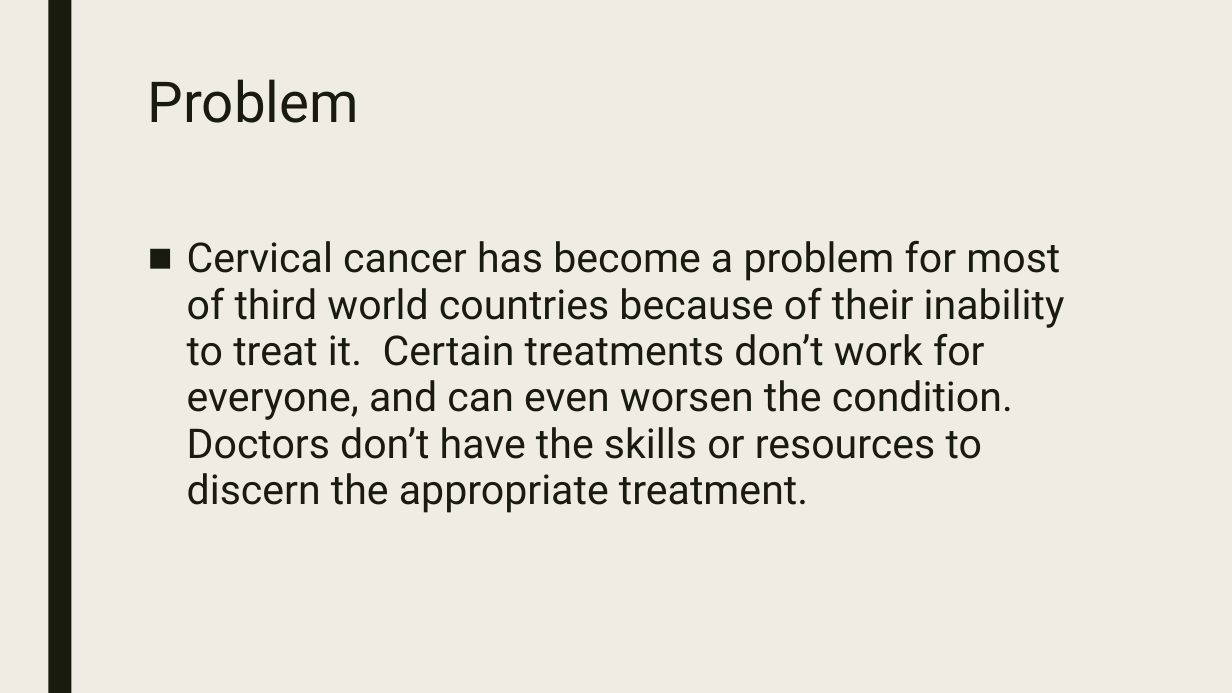
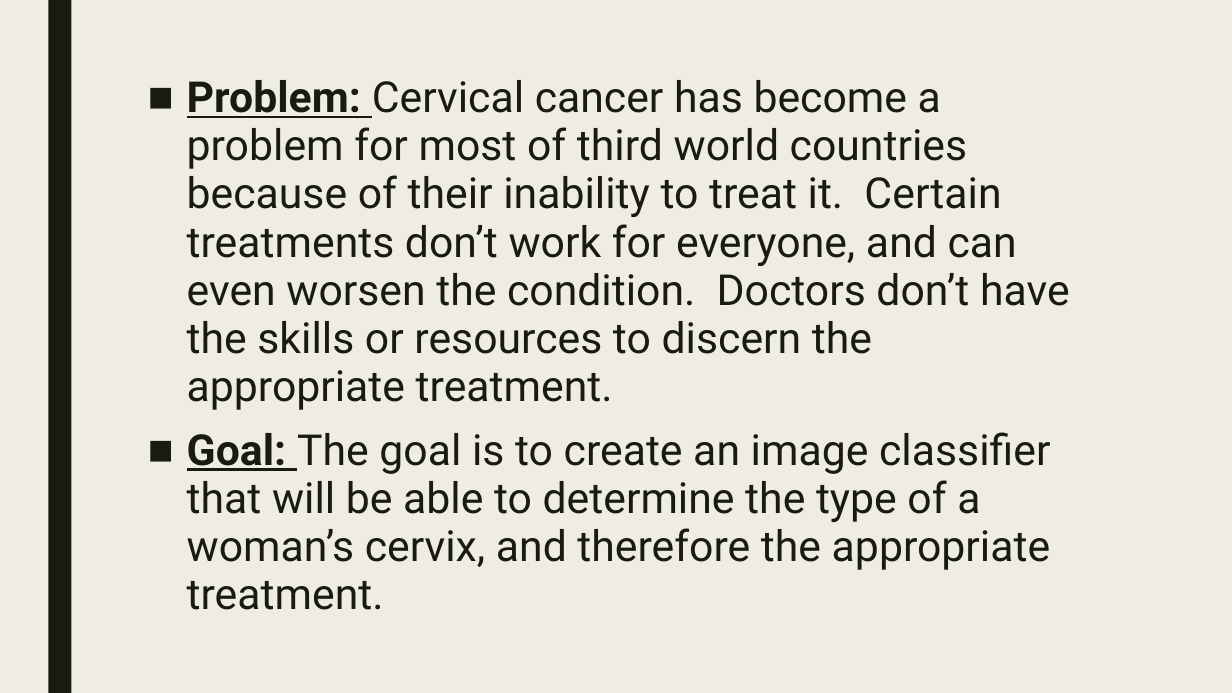
Before and after one commit to keerats7/Research, a slide deck: slide 2 of ProgressReport.pptx. Drawn at 1232x693 pixels with LibreOffice and Linux fonts; fonts in the diff are those of the drawing. Boxes give left, top, right and bottom in pixels: in the first picture for what was removed or moved away, otherwise in the second. Text is boxed around its words. In the diff, an @@ line names an element or a change of style, - is before the commit and + after.

```diff
--- a/ProgressReport.pptx
+++ b/ProgressReport.pptx
@@ title removed at [148,79,359,123] @@
-Problem
@@ text at [187,80,1070,610]: text changed; size 32 to 33.3 pt @@
-■ Cervical cancer has become a problem for most of third world countries because of their inability to treat it. Certain treatments don’t work for everyone, and can even worsen the condition. Doctors don’t have the skills or resources to discern the appropriate treatment.
+■ Problem: Cervical cancer has become a problem for most of third world countries because of their inability to treat it. Certain treatments don’t work for everyone, and can even worsen the condition. Doctors don’t have the skills or resources to discern the appropriate treatment.
+■ Goal: The goal is to create an image classifier that will be able to determine the type of a woman’s cervix, and therefore the appropriate treatment.
```
Also in this commit, not shown: 3 other slides changed, 1 slide removed.
